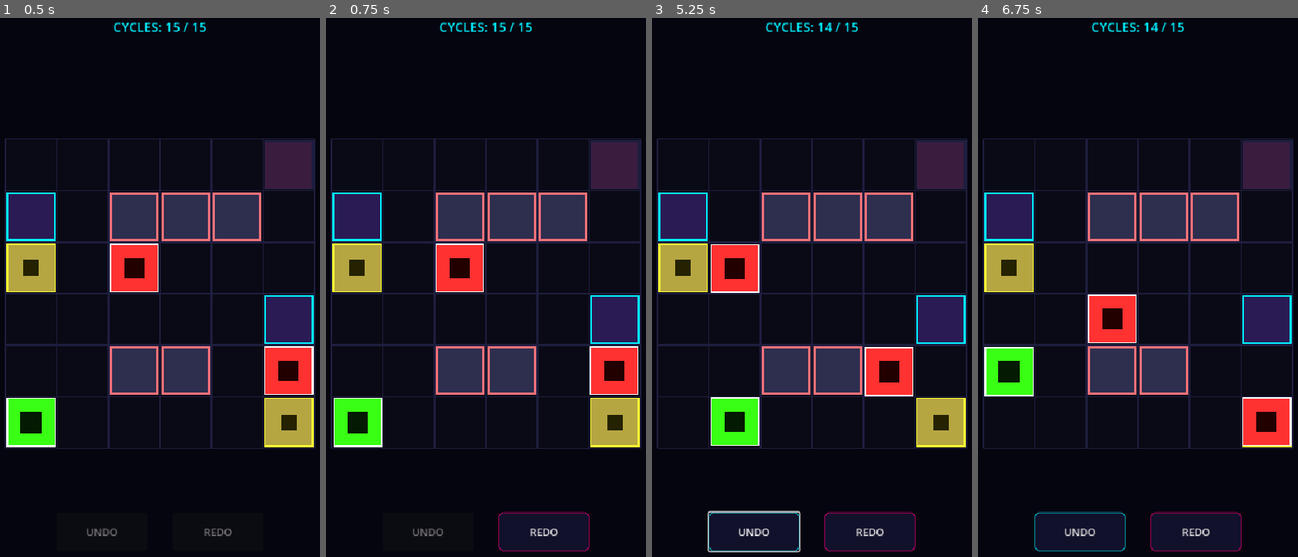
Above: before the commit, frames 1-4 (left to right).
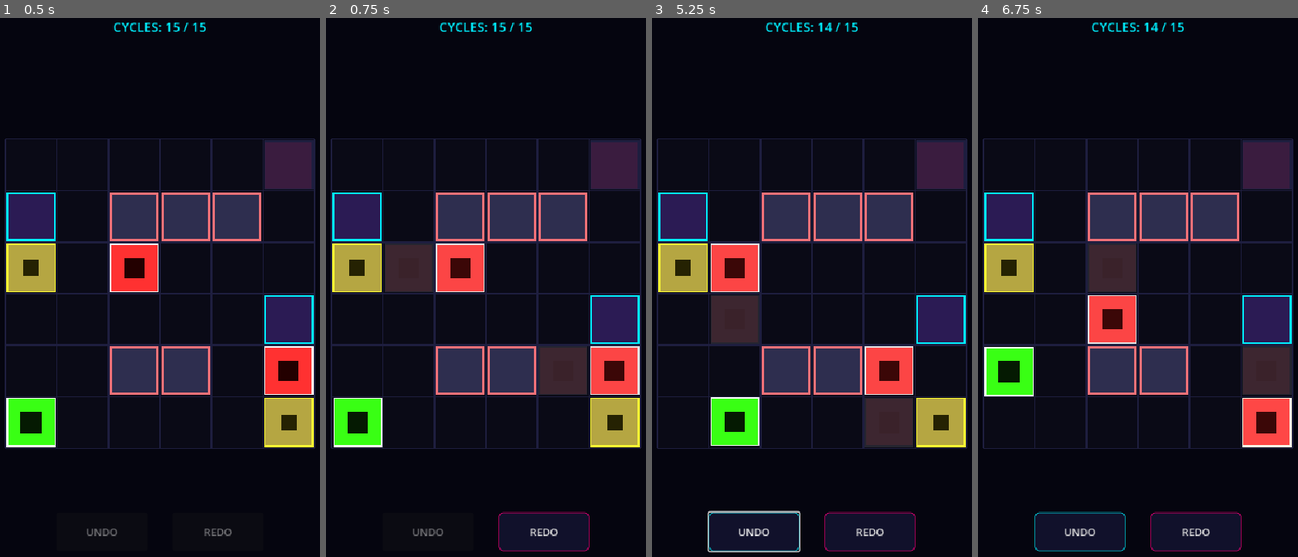
Above: after the commit, the same moments.

Repository: Kartikesh07/grid-walker
Game: Godot game, scene res://main.tscn
The game is run twice, just before and just after one commit, with the same random seed, the same clock (stepped at 60 frames per second) and the same inputs.
Inputs (mouse positions are in pixels of both pictures, inside the frame that each line leads up to):
- Up to frame 1 (0.5 s): no input
- Up to frame 2 (0.75 s): tap Enter at 0.5 s; move the mouse to (562, 260) at 0.52 s; hold Right (ui_right) from 0.53 s (still down); tap Z at 0.6 s; click (562, 260) at 0.67 s
- Up to frame 3 (5.25 s): release Right (ui_right) at 1.25 s; click "REDO" at 1.25 s; click "UNDO" at 2 s; tap Space at 2.75, 4.25 s; drag from (741, 325) to (796, 416) at 2.77 s; tap Enter at 3.5 s; move the mouse to (847, 158) at 3.52 s; hold Right (ui_right) 3.53-4.25 s; tap Z at 3.6, 5.1 s; drag from (796, 416) to (706, 201) at 4.27 s; move the mouse to (917, 384) at 5.02 s; hold Left (ui_left) from 5.03 s (still down)
- Up to frame 4 (6.75 s): release Left (ui_left) at 5.75 s; tap Enter at 5.75 s; drag from (1032, 201) to (1086, 136) at 5.77 s; move the mouse to (1154, 292) at 6.52 s; hold Down (ui_down) from 6.53 s (still down); tap Z at 6.6 s; click (1154, 292) at 6.67 s

Frame 1 is identical in both runs. In frame 2, 3.1% of the frame differs, in the area x 18-99%, y 41-70%; in frame 3, 3.1%, in the area x 18-82%, y 41-80%; in frame 4, 3.0%.

Commit message:
fix: implement direction-based zombie path matching for slide animations

Diff:
--- a/src/game_manager.gd
+++ b/src/game_manager.gd
@@ -46,8 +46,8 @@
 		# Push state to history only if the move was successful
 		history.push_state(state_before_move)
 		print("Player moved to: ", model.admin_pos)
-		# Update visuals instantly
-		level_view.snap_to_state(model)
+		# Update visuals with slide animations matching player move direction
+		level_view.snap_to_state(model, direction)
 
 		# Show HUD popups for win/loss instead of instantly resetting
 		if model.victory:
--- a/src/scenes/level_view.gd
+++ b/src/scenes/level_view.gd
@@ -105,7 +105,7 @@
 		node.queue_free()
 	emp_nodes.clear()
 
-func snap_to_state(model: GridModel) -> void:
+func snap_to_state(model: GridModel, direction: Vector2i = Vector2i.ZERO) -> void:
 	# 1. Slide the Player node smoothly
 	if admin_sprite:
 		var target_pos = grid_to_pixel(model.admin_pos)
@@ -115,43 +115,61 @@
 	# Sync Exit Portal state visually
 	update_exit_portal(model.exit_unlocked)
 
-	# 2. Slide Zombie nodes smoothly matching target positions
-	var unused_zombies = zombie_nodes.duplicate()
+	# 2. Match and Slide Zombie nodes smoothly based on movement rules
+	var targets = model.zombie_positions.duplicate()
 	var new_zombie_nodes: Array[ColorRect] = []
 
 	var zombie_tween: Tween = null
 
-	for z_pos in model.zombie_positions:
-		var target_pixel = grid_to_pixel(z_pos)
-
-		# Find the closest existing zombie node to target
-		var best_node: ColorRect = null
-		var min_dist = 999999.0
-
-		for node in unused_zombies:
-			var dist = node.position.distance_to(target_pixel)
-			if dist < min_dist:
-				min_dist = dist
-				best_node = node
-
-		# Only reuse if it's within a reasonable distance (moved, not reset)
-		if best_node and min_dist < TILE_SIZE * 2.5:
-			unused_zombies.erase(best_node)
+	for node in zombie_nodes:
+		var old_grid_pos = pixel_to_grid(node.position)
+
+		# Valid expected next positions for this zombie
+		var moved_pos = old_grid_pos - direction # Mirrored
+		var stayed_pos = old_grid_pos
+
+		var matched_target = Vector2i(-999, -999)
+
+		if direction != Vector2i.ZERO and targets.has(moved_pos):
+			matched_target = moved_pos
+		elif targets.has(stayed_pos):
+			matched_target = stayed_pos
+
+		if matched_target != Vector2i(-999, -999):
+			# Slide matching zombie to target pixel position
+			targets.erase(matched_target)
+			var target_pixel = grid_to_pixel(matched_target)
+
 			if zombie_tween == null:
 				zombie_tween = create_tween()
 				zombie_tween.set_parallel(true)
-			zombie_tween.tween_property(best_node, "position", target_pixel, 0.15).set_trans(Tween.TRANS_QUAD).set_ease(Tween.EASE_OUT)
-			new_zombie_nodes.append(best_node)
+			zombie_tween.tween_property(node, "position", target_pixel, 0.15).set_trans(Tween.TRANS_QUAD).set_ease(Tween.EASE_OUT)
+			new_zombie_nodes.append(node)
 		else:
-			# Spawn new node and snap to position
-			var rect = create_zombie_visual(z_pos)
-			new_zombie_nodes.append(rect)
-
-	# 3. Fade out deleted zombies
-	for node in unused_zombies:
-		var fade_tween = create_tween()
-		fade_tween.tween_property(node, "modulate:a", 0.0, 0.15)
-		fade_tween.tween_callback(node.queue_free)
+			# Zombie was deleted. Slide it to GC/moved position and fade it out!
+			if direction != Vector2i.ZERO:
+				var target_pixel = grid_to_pixel(moved_pos)
+				var fade_tween = create_tween()
+				fade_tween.set_parallel(true)
+				fade_tween.tween_property(node, "position", target_pixel, 0.15).set_trans(Tween.TRANS_QUAD).set_ease(Tween.EASE_OUT)
+				fade_tween.tween_property(node, "modulate:a", 0.0, 0.15)
+				# Free the node after slide ends
+				var callback_tween = create_tween()
+				callback_tween.tween_interval(0.15)
+				callback_tween.tween_callback(node.queue_free)
+			else:
+				# Instant fade out (on restarts/undos)
+				var fade_tween = create_tween()
+				fade_tween.tween_property(node, "modulate:a", 0.0, 0.15)
+				fade_tween.tween_callback(node.queue_free)
+
+	# 3. Any leftover targets are newly spawned or restored zombies (fade them in)
+	for target in targets:
+		var rect = create_zombie_visual(target)
+		rect.modulate.a = 0.0
+		var fade_in = create_tween()
+		fade_in.tween_property(rect, "modulate:a", 1.0, 0.15)
+		new_zombie_nodes.append(rect)
 
 	zombie_nodes = new_zombie_nodes
 
@@ -227,6 +245,13 @@
 
 func grid_to_pixel(grid_pos: Vector2i) -> Vector2:
 	return grid_origin + Vector2(grid_pos.x * TILE_SIZE + 2, grid_pos.y * TILE_SIZE + 2)
+
+# Converts a pixel coordinate position back to its logical Vector2i grid position
+func pixel_to_grid(pixel_pos: Vector2) -> Vector2i:
+	var local_pos = pixel_pos - grid_origin - Vector2(2, 2)
+	var x = round(local_pos.x / TILE_SIZE)
+	var y = round(local_pos.y / TILE_SIZE)
+	return Vector2i(x, y)
 
 func _draw() -> void:
 	# Draw main grid container background
